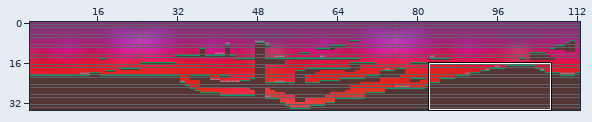
Tiled map: android/assets/SegundoNivel2.tmx. The first picture is a wide view before the edit; the outline marks the close-up.
Close-up. Before the commit:
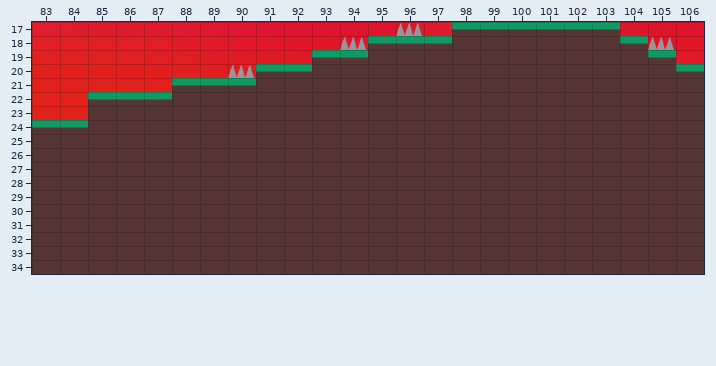
Cells are 64x32 px. Shown: x 83..106, y 17..34. The commit also changed other parts of the map, which this record leaves out.
The same view after the edit:
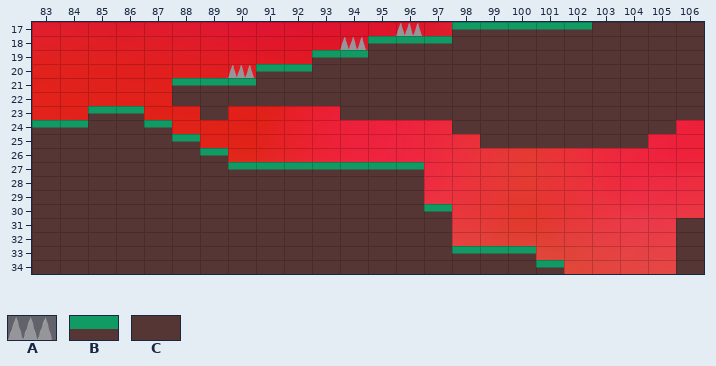
Key: from "Picos": A 2; from "Untitled-9": B 66, C 82.
_ is an empty cell, . an unchanged one.
From old to new:
--- layer "pastoPicos"
@@ x 103..106 @@
-17 B___
-18 .BA_
-19 ..B_
-20 ...B
+17 CCCC
+18 .CCC
+19 ..CC
+20 ...C
@@ x 85..106 @@
-22 BBB...................
-23 CCCC.CCCC.............
-24 ..CCCCCCCCCCC........C
-25 ...CCCCCCCCCCC......CC
-26 ....CCCCCCCCCCCCCCCCCC
-27 .....CCCCCCCCCCCCCCCCC
-28 ............CCCCCCCCCC
-29 ............CCCCCCCCCC
-30 ............CCCCCCCCCC
-31 .............CCCCCCCC.
-32 .............CCCCCCCC.
-33 .............CCCCCCCC.
-34 ................CCCCC.
+22 ___...................
+23 BB__.____.............
+24 ..B__________........_
+25 ...B__________......__
+26 ....B_________________
+27 .....BBBBBBB__________
+28 ............__________
+29 ............__________
+30 ............B_________
+31 .............________.
+32 .............________.
+33 .............BBB_____.
+34 ................B____.
Changed places in both close-ups, as pixel boxes (x1, y1, x2, y2):
changed: (592, 22, 704, 72)
changed: (88, 92, 704, 274)
